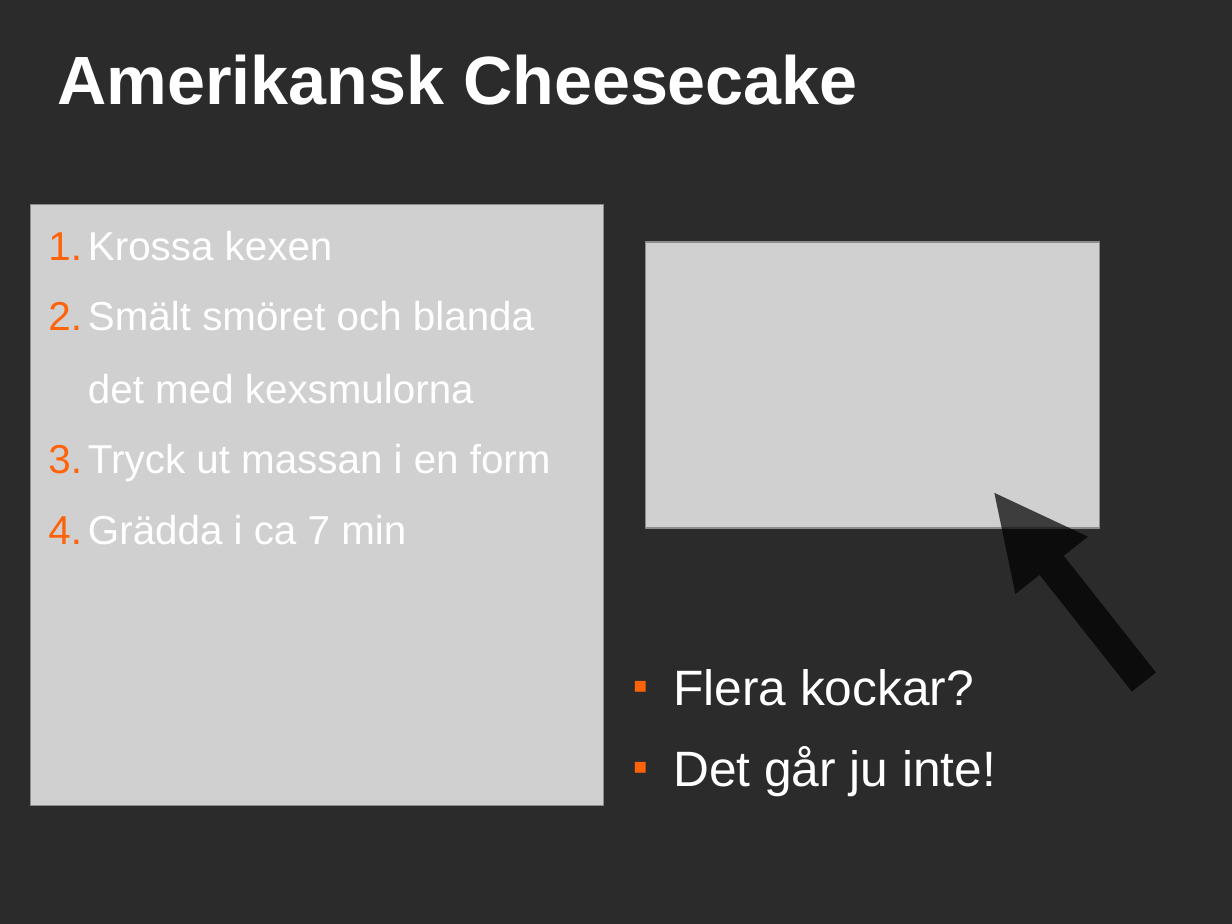
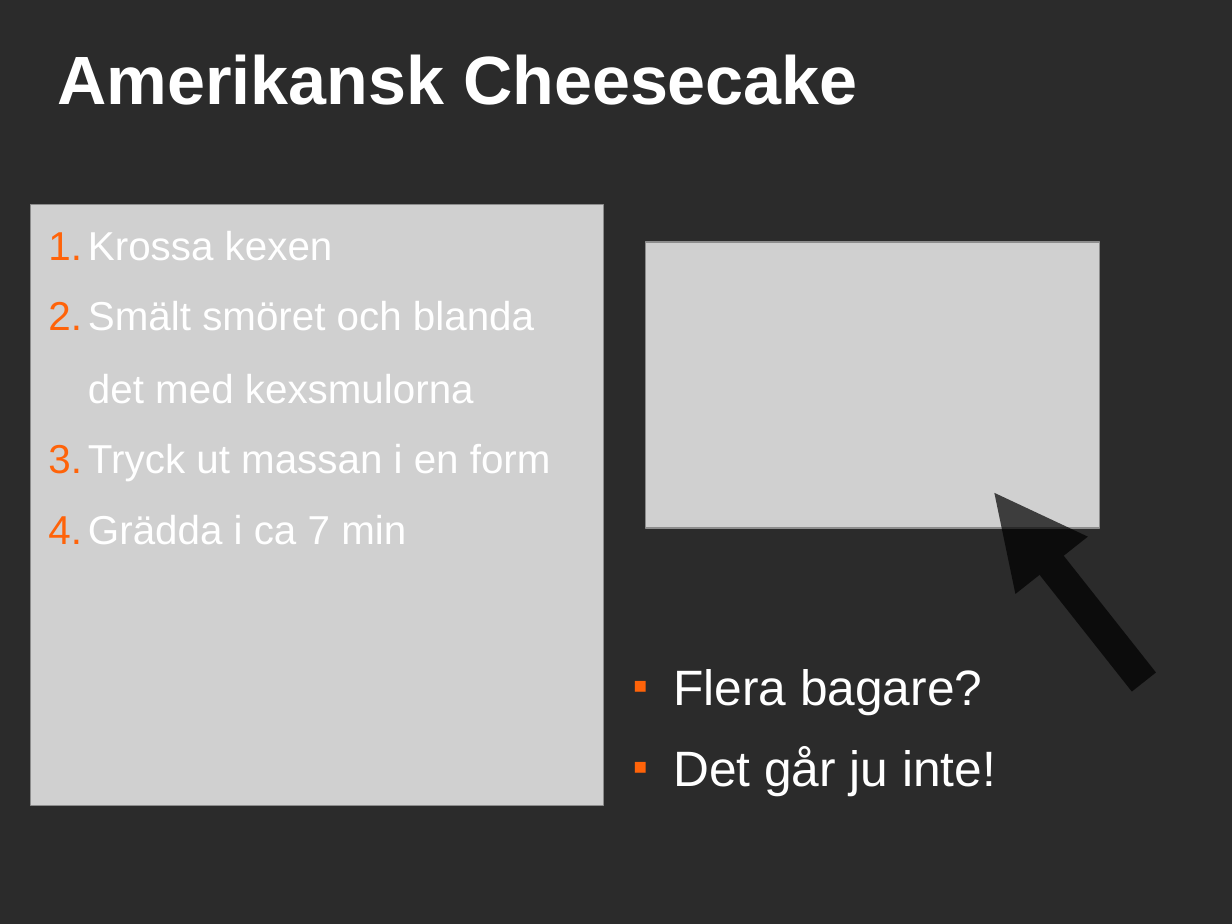
Before and after one commit to saifthe1/openfoam-openmp, a slide deck: slide 9 of presentation/pres.odp (slide 10 before the commit). Drawn at 1232x924 pixels with LibreOffice and Linux fonts; fonts in the diff are those of the drawing; grey boxes stand for pictures; background and template pictures are left out; a plain dark background stands for a picture behind light text. Boxes give left, top, right and bottom in pixels: in the first picture for what was removed or moved away, otherwise in the second. Text is boxed around its words. In the diff, an @@ line names an element or a change of style, - is before the commit and + after.

```diff
--- a/presentation/pres.odp
+++ b/presentation/pres.odp
@@ text at [673, 669, 982, 714]: text changed @@
-■ Flera kockar?
+■ Flera bagare?
```
Also in this commit, not shown: 3 other slides changed, 1 slide added, 2 slides removed.
